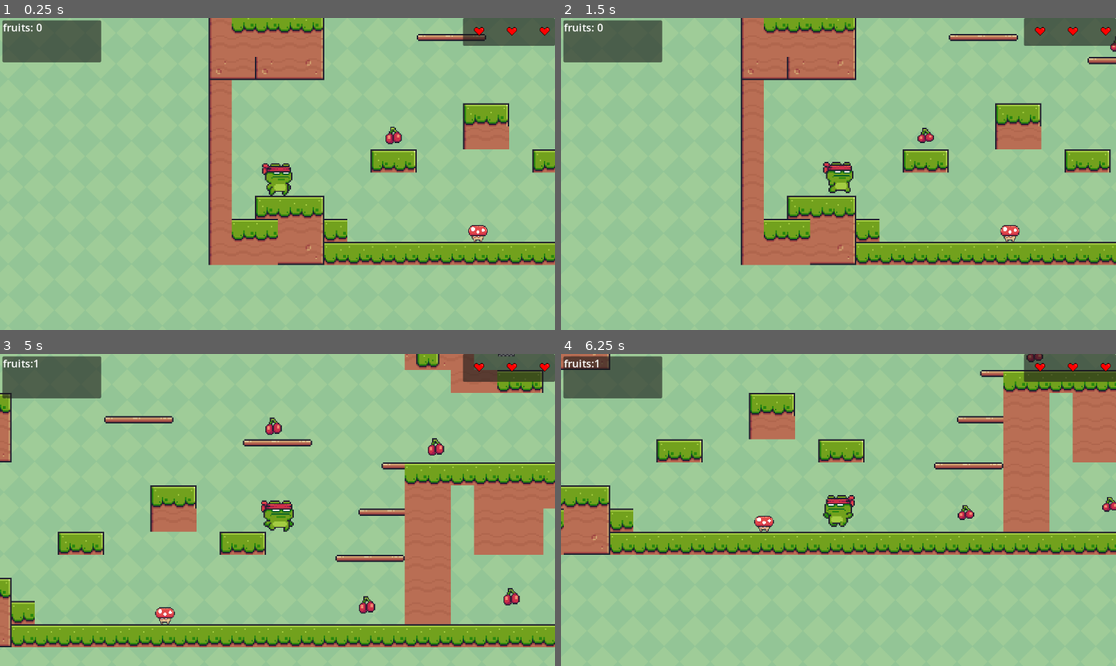
Above: before the commit, frames 1-4 (two rows, left to right).
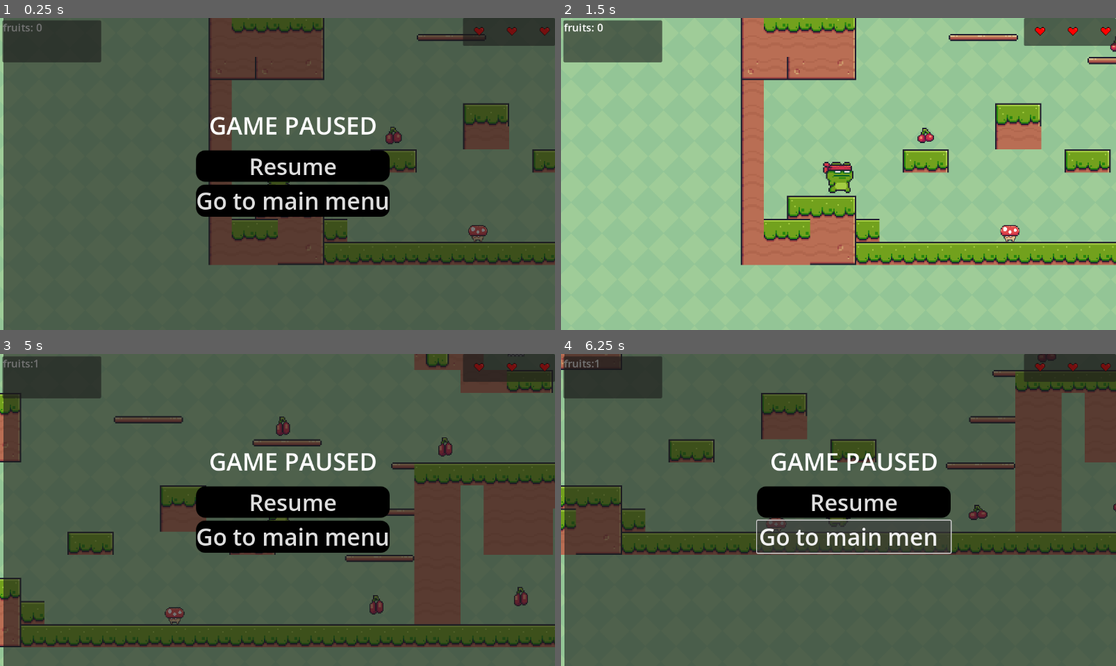
Above: after the commit, the same moments.

Repository: Dark-sudarh/Stop-Bullying
Game: Godot game, scene res://level/main.tscn
The game is run twice, just before and just after one commit, with the same random seed, the same clock (stepped at 60 frames per second) and the same inputs. This scene is started directly instead of the project's main scene.
Inputs (mouse positions are in pixels of both pictures, inside the frame that each line leads up to):
- Up to frame 1 (0.25 s): no input
- Up to frame 2 (1.5 s): click (855, 164) at 0.5 s, where only the run after the commit has a clickable "Resume"; hold Right (right) from 1.28 s (still down)
- Up to frame 3 (5 s): tap Space (jump) at 1.52, 2.27, 3.77, 4.52 s; release Right (right) at 2.78 s; hold Left (left) 2.78-3.53 s; hold Right (right) from 3.53 s (still down); tap Escape (pause, bound only after the commit) at 4.9 s
- Up to frame 4 (6.25 s): release Right (right) at 5 s; click (855, 534) at 5 s, where only the run after the commit has a clickable "Go to main menu"; hold Left (left) from 5.78 s (still down)

The runs differ from the first frame. In frame 1, 98% of the frame differs, in the area x 0-100%, y 0-100%; in frame 2, nothing differs; in frame 3, 98%; in frame 4, 98%.

Commit message:
version1.1.4

Diff:
--- a/version-1/enemy.gd
+++ b/version-1/enemy.gd
@@ -1,6 +1,6 @@
 extends RigidBody2D
 
-
+@onready var game_manager: Node = %GameManager
 
 func _on_area_2d_body_entered(body: Node2D) -> void:
 	if (body.name == "CharacterBody2D"):
@@ -11,4 +11,4 @@
 			body.jump()
 		else:
 			print("Decrease player health")
-			body.queue_free()
+			game_manager.decrease_health()
--- a/version-1/enemy.tscn
+++ b/version-1/enemy.tscn
@@ -113,7 +113,7 @@
 size = Vector2(39, 39)
 
 [sub_resource type="RectangleShape2D" id="RectangleShape2D_qi2p4"]
-size = Vector2(41.25, 39.625)
+size = Vector2(41.25, 42.625)
 
 [node name="Enemy" type="RigidBody2D"]
 script = ExtResource("1_4gyqm")
@@ -133,7 +133,7 @@
 [node name="Area2D" type="Area2D" parent="."]
 
 [node name="CollisionShape2D" type="CollisionShape2D" parent="Area2D"]
-position = Vector2(2.625, 7.8125)
+position = Vector2(2.625, 6.3125)
 shape = SubResource("RectangleShape2D_qi2p4")
 debug_color = Color(0.97494286, 0.070653714, 0.36657235, 0.41960785)
 
--- a/version-1/game_manager.gd
+++ b/version-1/game_manager.gd
@@ -3,6 +3,14 @@
 @onready var  fruits_label: Label = %Label
 
 var fruits = 0
+var lives = 3
+
+func decrease_health():
+	lives -= 1
+	print(lives)
+	if (lives == 0):
+		get_tree().reload_current_scene()
+
 
 func add_fruit():
 	fruits += 1
--- a/version-1/level/main.tscn
+++ b/version-1/level/main.tscn
@@ -1,6 +1,5 @@
-[gd_scene load_steps=13 format=3 uid="uid://b6tnp65tupseg"]
-
-[ext_resource type="Script" uid="uid://bgnbxyw6f010e" path="res://game_manager.gd" id="1_7vc00"]
+[gd_scene load_steps=16 format=3 uid="uid://b6tnp65tupseg"]
+
 [ext_resource type="Texture2D" uid="uid://su370i3d72lh" path="res://Free/Background/Green.png" id="2_klgnm"]
 [ext_resource type="Texture2D" uid="uid://3q460kemfb7q" path="res://Free/Terrain/Terrain (16x16).png" id="3_j70lj"]
 [ext_resource type="PackedScene" uid="uid://dgql1xot6pi6e" path="res://main.charavter.tscn" id="4_ry1g7"]
@@ -10,6 +9,29 @@
 [ext_resource type="PackedScene" uid="uid://c5plc6p1i6mng" path="res://enemy.tscn" id="8_tdkxd"]
 [ext_resource type="PackedScene" uid="uid://dulojyuqs7l3y" path="res://level/fall did.tscn" id="9_fh3di"]
 [ext_resource type="Texture2D" uid="uid://bevhnm3ukp220" path="res://free 2/Item 3-1.png.png" id="9_tdkxd"]
+[ext_resource type="Script" uid="uid://d1qgak8pix7ey" path="res://level/pause.gd" id="11_fh3di"]
+
+[sub_resource type="GDScript" id="GDScript_tdkxd"]
+script/source = "extends Node
+
+@onready var  fruits_label: Label = %Label
+@onready var hearts : Array[Node]
+
+var fruits = 0
+var lives = 3
+
+func decrease_health():
+	lives -= 1
+	print(lives)
+	if (lives == 0):
+		get_tree().reload_current_scene()
+
+
+func add_fruit():
+	fruits += 1
+	print(fruits)
+	fruits_label.text = \"fruits:\"  + str(fruits)
+"
 
 [sub_resource type="TileSetAtlasSource" id="TileSetAtlasSource_7vc00"]
 texture = ExtResource("3_j70lj")
@@ -306,11 +328,25 @@
 physics_layer_0/collision_layer = 1
 sources/0 = SubResource("TileSetAtlasSource_7vc00")
 
+[sub_resource type="StyleBoxFlat" id="StyleBoxFlat_epufq"]
+bg_color = Color(0, 0, 0, 1)
+corner_radius_top_left = 19
+corner_radius_top_right = 19
+corner_radius_bottom_right = 19
+corner_radius_bottom_left = 19
+
+[sub_resource type="StyleBoxFlat" id="StyleBoxFlat_ns06i"]
+bg_color = Color(0, 0, 0, 1)
+corner_radius_top_left = 19
+corner_radius_top_right = 19
+corner_radius_bottom_right = 19
+corner_radius_bottom_left = 19
+
 [node name="Node" type="Node"]
 
 [node name="GameManager" type="Node" parent="."]
 unique_name_in_owner = true
-script = ExtResource("1_7vc00")
+script = SubResource("GDScript_tdkxd")
 
 [node name="sceneObjects" type="Node" parent="."]
 
@@ -441,3 +477,68 @@
 texture_filter = 1
 layout_mode = 2
 texture = ExtResource("9_tdkxd")
+
+[node name="Pause" type="Node" parent="UI"]
+script = ExtResource("11_fh3di")
+
+[node name="PausePanel" type="Panel" parent="UI/Pause"]
+unique_name_in_owner = true
+anchors_preset = 8
+anchor_left = 0.5
+anchor_top = 0.5
+anchor_right = 0.5
+anchor_bottom = 0.5
+offset_left = -569.0
+offset_top = -327.0
+offset_right = 632.0
+offset_bottom = 350.0
+grow_horizontal = 2
+grow_vertical = 2
+
+[node name="Label" type="Label" parent="UI/Pause/PausePanel"]
+layout_mode = 1
+anchors_preset = 8
+anchor_left = 0.5
+anchor_top = 0.5
+anchor_right = 0.5
+anchor_bottom = 0.5
+offset_left = -187.0
+offset_top = -148.0
+offset_right = 175.0
+offset_bottom = -79.0
+grow_horizontal = 2
+grow_vertical = 2
+theme_override_font_sizes/font_size = 50
+text = " GAME PAUSED"
+
+[node name="VBoxContainer" type="VBoxContainer" parent="UI/Pause/PausePanel"]
+layout_mode = 1
+anchors_preset = 8
+anchor_left = 0.5
+anchor_top = 0.5
+anchor_right = 0.5
+anchor_bottom = 0.5
+offset_left = -195.0
+offset_top = -61.0
+offset_right = 195.0
+offset_bottom = 205.0
+grow_horizontal = 2
+grow_vertical = 2
+theme_override_constants/separation = 6
+
+[node name="Resume" type="Button" parent="UI/Pause/PausePanel/VBoxContainer"]
+process_mode = 3
+layout_mode = 2
+theme_override_font_sizes/font_size = 47
+theme_override_styles/normal = SubResource("StyleBoxFlat_epufq")
+text = "Resume"
+
+[node name="Menu" type="Button" parent="UI/Pause/PausePanel/VBoxContainer"]
+process_mode = 3
+layout_mode = 2
+theme_override_font_sizes/font_size = 48
+theme_override_styles/normal = SubResource("StyleBoxFlat_ns06i")
+text = "Go to main menu"
+
+[connection signal="pressed" from="UI/Pause/PausePanel/VBoxContainer/Resume" to="UI/Pause" method="_on_resume_pressed"]
+[connection signal="pressed" from="UI/Pause/PausePanel/VBoxContainer/Menu" to="UI/Pause" method="_on_menu_pressed"]
--- /dev/null
+++ b/version-1/level/pause.gd
@@ -0,0 +1,25 @@
+extends Node
+
+@onready var pause_panel: Panel = %PausePanel
+
+# Called when the node enters the scene tree for the first time.
+func _ready() -> void:
+	pass # Replace with function body.
+
+
+# Called every frame. 'delta' is the elapsed time since the previous frame.
+func _process(delta: float) -> void:
+	var esc_pressed = Input.is_action_just_pressed("pause")
+	if (esc_pressed == true):
+		get_tree().paused = true
+		pause_panel.show()
+
+
+func _on_resume_pressed() -> void:
+	pause_panel.hide()
+	get_tree().paused = false
+
+
+func _on_menu_pressed() -> void:
+	get_tree().paused = false
+	get_tree().change_scene_to_file("res//scenes/menu/main_menu.tscn")
--- a/version-1/project.godot
+++ b/version-1/project.godot
@@ -32,6 +32,12 @@
 "events": [Object(InputEventKey,"resource_local_to_scene":false,"resource_name":"","device":-1,"window_id":0,"alt_press …(191 unchanged characters)…
 ]
 }
+pause={
+"deadzone": 0.5,
+"events": [Object(InputEventKey,"resource_local_to_scene":false,"resource_name":"","device":0,"window_id":0,"alt_pressed":false,"shift_pressed":false,"ctrl_pressed":false,"meta_pressed":false,"pressed":false,"keycode":0,"physical_keycode":4194305,"key_label":0,"unicode":0,"location":0,"echo":false,"script":null)
+, Object(InputEventJoypadButton,"resource_local_to_scene":false,"resource_name":"","device":-1,"button_index":6,"pressure":0.0,"pressed":false,"script":null)
+]
+}
 
 [physics]
 
Not shown, added: version-1/level/pause.gd.uid
